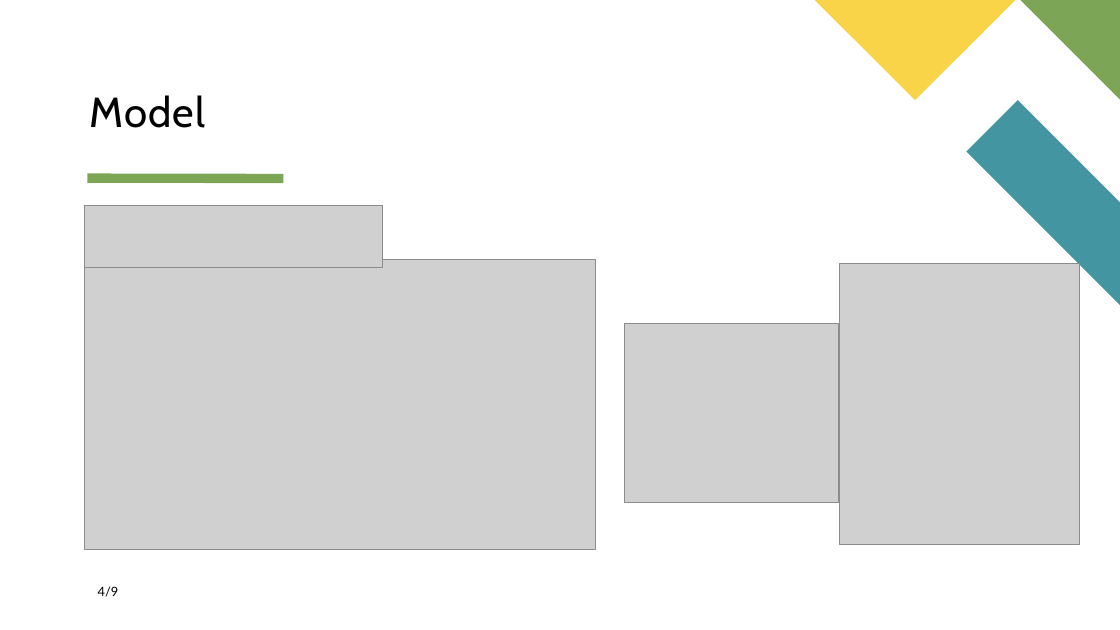
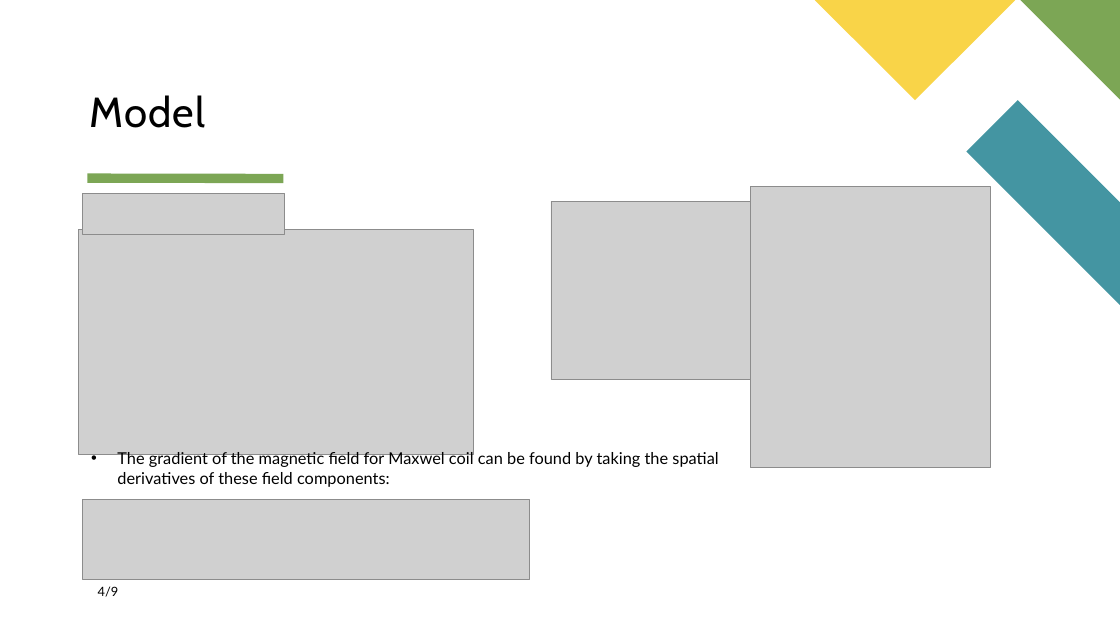
Before and after one commit to rnorouziani/3D-H3C, a slide deck: slide 4 of docs/Presentations/SRS/SRS.pptx. Drawn at 1120x630 pixels with LibreOffice and Linux fonts; fonts in the diff are those of the drawing; grey boxes stand for pictures. Boxes give left, top, right and bottom in pixels: in the first picture for what was removed or moved away, otherwise in the second. Text is boxed around its words. In the diff, an @@ line names an element or a change of style, - is before the commit and + after.

```diff
--- a/docs/Presentations/SRS/SRS.pptx
+++ b/docs/Presentations/SRS/SRS.pptx
@@ picture: place and size @@
-picture at (85,205,383,267)
+picture at (83,193,285,235)
@@ picture: place and size @@
-picture at (624,324,839,503)
+picture at (551,201,765,380)
@@ picture: place and size @@
-picture at (839,263,1080,544)
+picture at (750,187,991,468)
@@ picture: place and size @@
-picture at (85,260,596,549)
+picture at (78,229,473,454)
@@ text added at (117,450,718,487), 14 pt, text #000000 @@
+• The gradient of the magnetic field for Maxwel coil can be found by taking the spatial derivatives of these field components:
@@ picture added at (82,499,529,579) @@
```
Also in this commit, not shown: 5 other slides changed.
